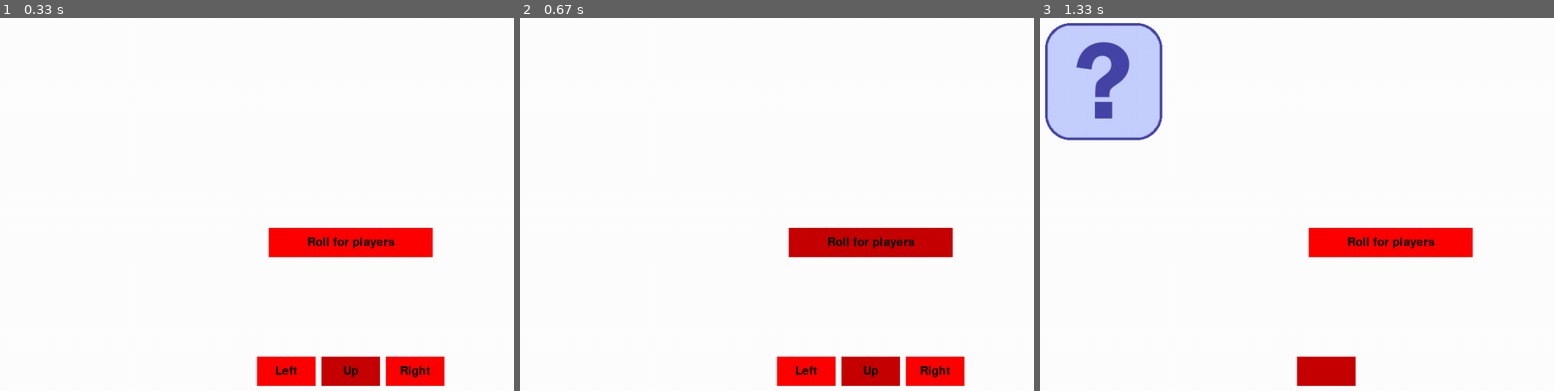
Above: before the commit, frames 1-3 (left to right).
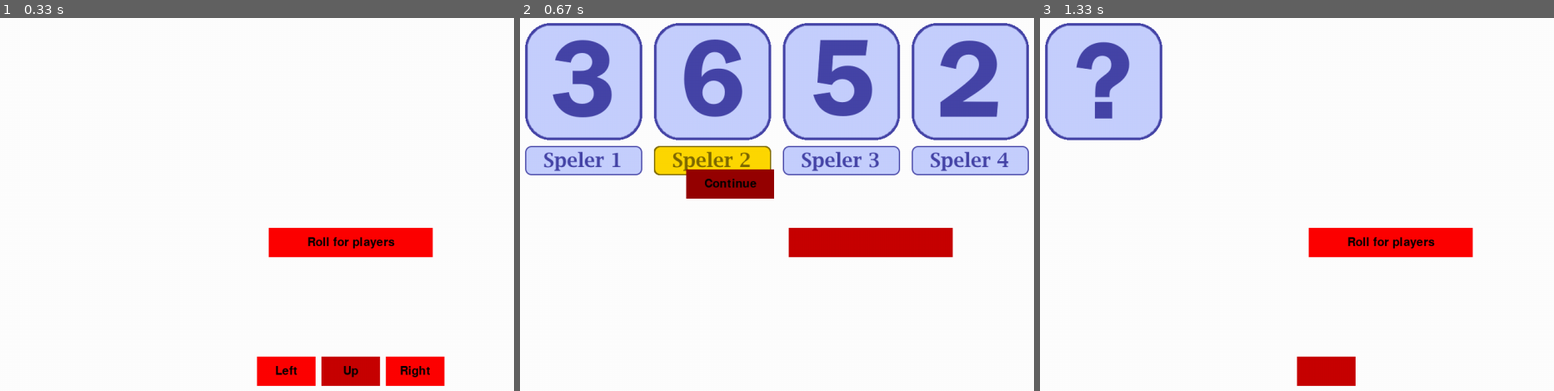
Above: after the commit, the same moments.

Repository: 0932938/Project2.2
Game: pygame game, started from PythonApplication10/PythonApplication10/PythonApplication10.py
The game is run twice, just before and just after one commit, with the same random seed, the same clock (stepped at 60 frames per second) and the same inputs.
Inputs (mouse positions are in pixels of both pictures, inside the frame that each line leads up to):
- Up to frame 1 (0.33 s): no input
- Up to frame 2 (0.67 s): click "Roll for players" at 0.38 s
- Up to frame 3 (1.33 s): click (1250, 182) at 0.75 s, where only the run after the commit has a clickable "Continue"; click "Left" at 1.05 s

Frame 1 is identical in both runs. In frame 2, 39% of the frame differs, in the area x 0-100%, y 1-99%; in frame 3, nothing differs.

Commit message:
Add files via upload

Diff:
--- a/PythonApplication10/PythonApplication10/PythonApplication10.py
+++ b/PythonApplication10/PythonApplication10/PythonApplication10.py
@@ -79,6 +79,8 @@
 
 #players
 playerturn = ['1','2','3','4','5','6']
+
+beginroll_pause = True
 
 ###definitions
 
@@ -141,6 +143,7 @@
 
 #begin
 def beginroll():
+
     a = random.choice(playerturn)
     print (a)
     playerturn.remove(a)
@@ -177,6 +180,18 @@
     else:
         print("Speler 4 begint")
         MedalGold4()
+
+    while beginroll_pause:
+        for event in pygame.event.get():
+
+            if event.type == pygame.QUIT:
+                pygame.quit()
+                quit()
+
+        button("Continue",  325,300,150,50,dark_red,light_red,beginroll_unpause)
+
+        pygame.display.update()
+        clock.tick(15)
 
 #verplaatsing richting
 def steen():
@@ -246,6 +261,10 @@
     global pause
     pause = False
 
+def beginroll_unpause():
+    global beginroll_pause
+    beginroll_pause = False
+
 #main game loop
 def game_loop():
     global pause
